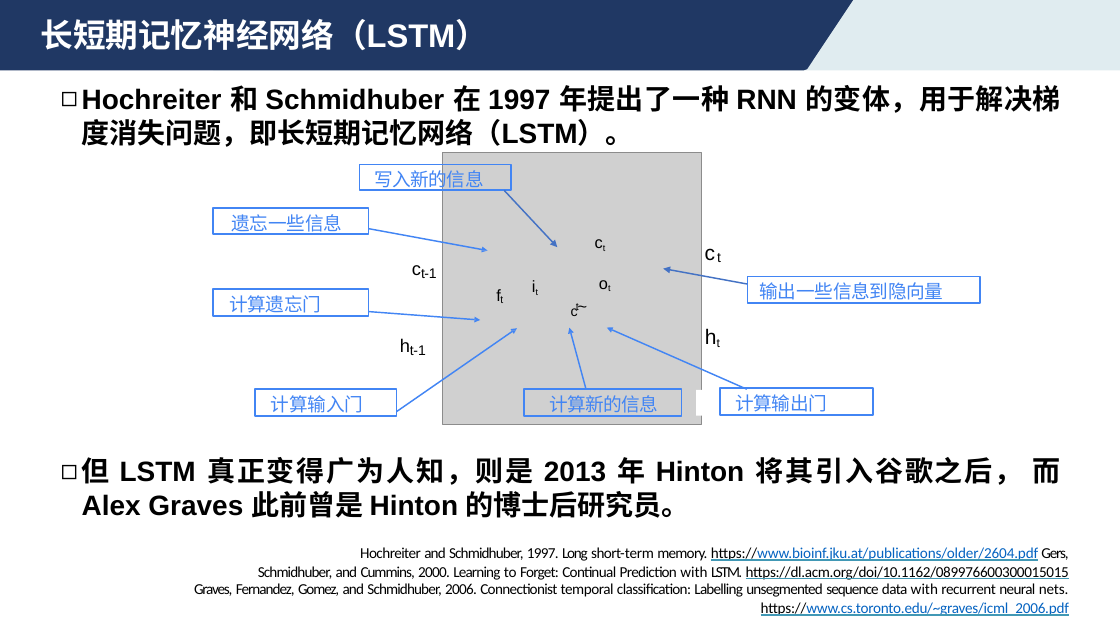
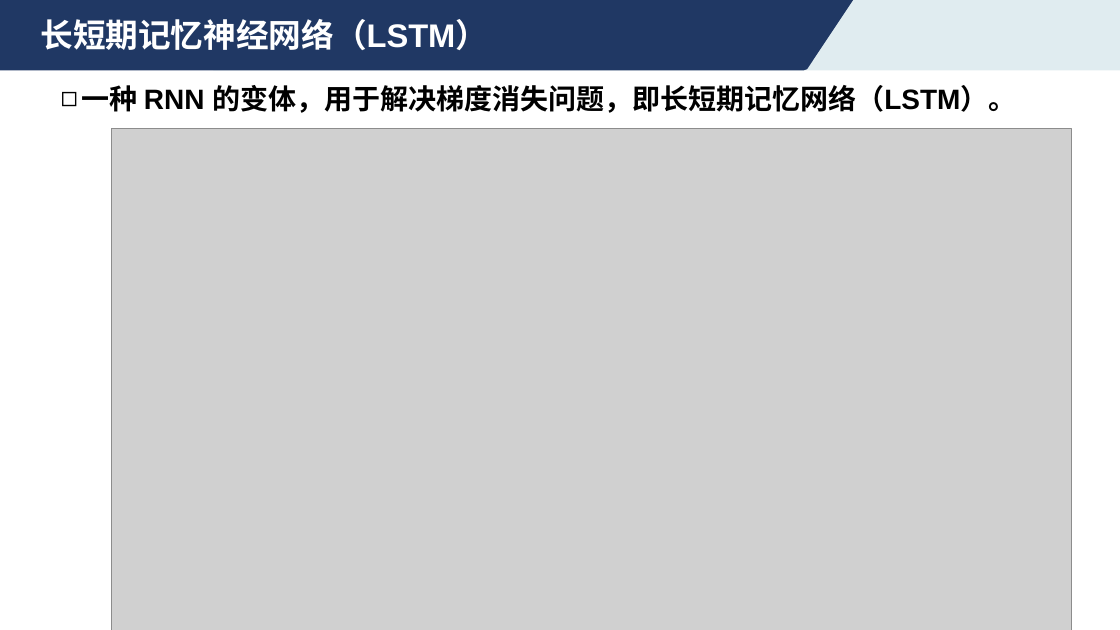
Before and after one commit to ustc-aicourse/ustc-aicourse.github.io, a slide deck: slide 10 of course-materials/theory/2026-10-12/5.1注意力与自注意力机制.pptx. Drawn at 1120x630 pixels with LibreOffice and Linux fonts; fonts in the diff are those of the drawing; grey boxes stand for pictures. Boxes give left, top, right and bottom in pixels: in the first picture for what was removed or moved away, otherwise in the second. Text is boxed around its words. In the diff, an @@ line names an element or a change of style, - is before the commit and + after.

Commit message:
10/12 PPT update

```diff
--- a/course-materials/theory/2026-10-12/5.1注意力与自注意力机制.pptx
+++ b/course-materials/theory/2026-10-12/5.1注意力与自注意力机制.pptx
@@ text at <box>82,85,1016,113</box>: text changed @@
-◻ Hochreiter 和 Schmidhuber 在 1997 年提出了一种 RNN 的变体，用于解决梯度消失问题，即长短期记忆网络（LSTM）。
-◻ 但 LSTM 真正变得广为人知，则是 2013 年 Hinton 将其引入谷歌之后， 而 Alex Graves 此前曾是 Hinton 的博士后研究员。
+◻ 一种 RNN 的变体，用于解决梯度消失问题，即长短期记忆网络（LSTM）。
@@ picture added at <box>111,129,1071,630</box> @@
@@ group removed at <box>213,153,981,424</box>: 12 texts, 8 rectangles, 5 freeform shapes, 2 arrows, 1 picture @@
-ct-1
-ht-1
-c
-t
-ht
-f
-t
-it
-ot
-ct
-t
-c~
-计算遗忘门
-遗忘一些信息
-计算输入门
-计算新的信息
-计算输出门
-写入新的信息
-输出一些信息到隐向量
@@ text removed at <box>194,547,1069,616</box> @@
-Hochreiter and Schmidhuber, 1997. Long short-term memory. https://www.bioinf.jku.at/publications/older/2604.pdf Gers, Schmidhuber, and Cummins, 2000. Learning to Forget: Continual Prediction with LSTM. https://dl.acm.org/doi/10.1162/089976600300015015
-Graves, Fernandez, Gomez, and Schmidhuber, 2006. Connectionist temporal classification: Labelling unsegmented sequence data with recurrent neural nets.
-https://www.cs.toronto.edu/~graves/icml_2006.pdf
```
Also in this commit, not shown: 6 slides added, 2 other files.
